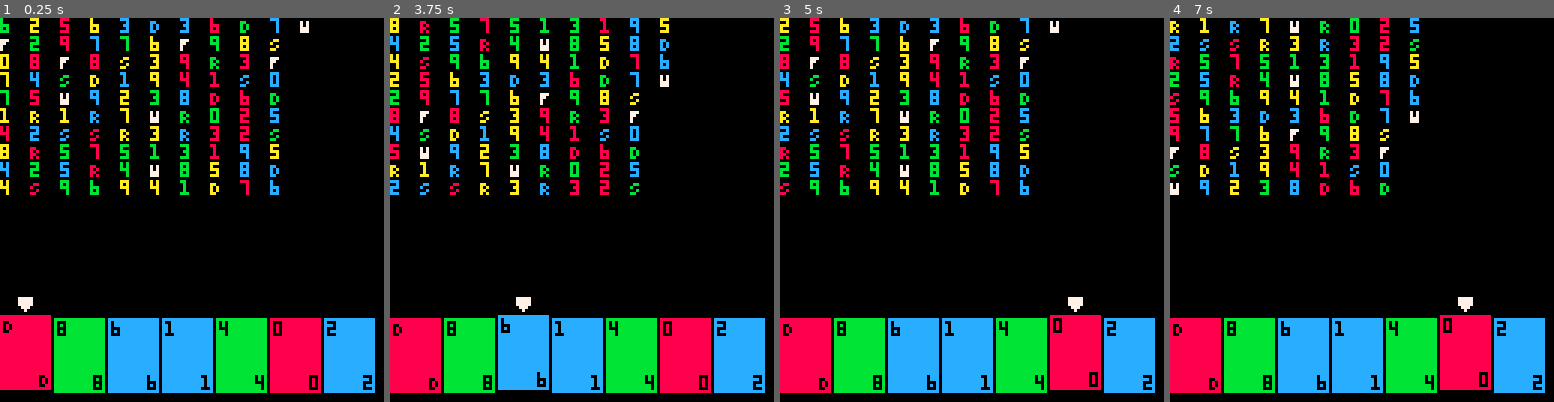
Above: before the commit, frames 1-4 (left to right).
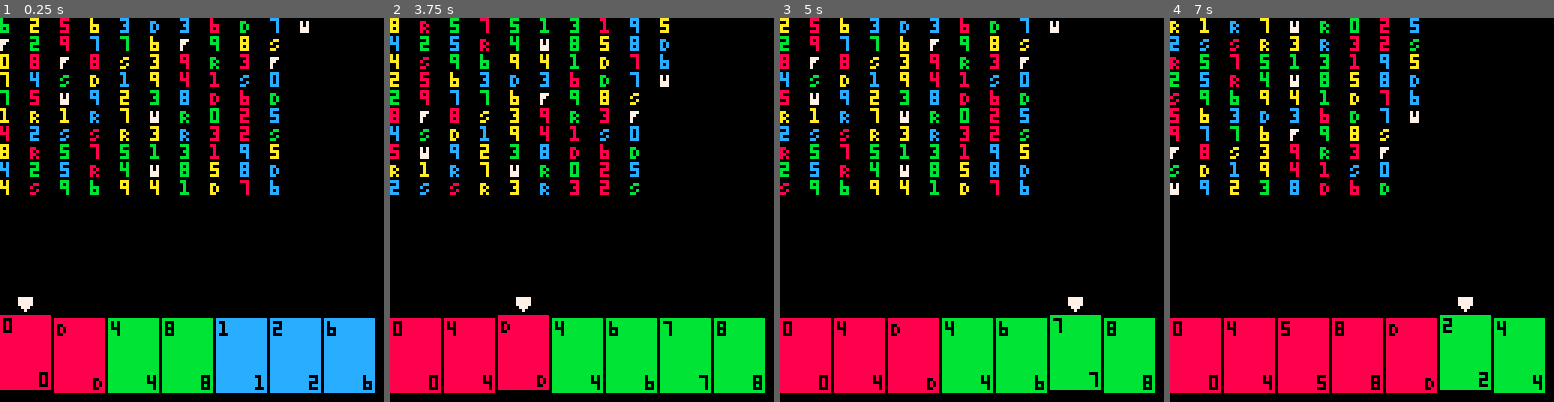
Above: after the commit, the same moments.

Repository: jakeharris/picuno
Game: PICO-8 cartridge carts/picuno.p8
Same seed, same stepped clock (60 frames per second), same inputs: the game is played once before the commit and once after it.
Inputs:
- Up to frame 1 (0.25 s): no input
- Up to frame 2 (3.75 s): tap O (Z key) at 0.7, 1.7, 2.1, 2.5, 2.9, 3.3, 3.7 s; hold Right 1.6-2.1 s; hold Right 2.47-3.03 s; hold Left 3.08-3.58 s
- Up to frame 3 (5 s): hold Right 4.02-4.68 s; tap O (Z key) at 4.1, 4.5, 4.9 s
- Up to frame 4 (7 s): hold Left 5.08-5.68 s; tap O (Z key) every 0.4 s from 5.3 to 6.9 s; hold Right 6.08-6.58 s; hold Right from 6.63 s (still down)

The runs differ from the first frame. In frame 1, 13% of the frame differs, in the area x 0-97%, y 78-98%; in frame 2, 13%; in frame 3, 13%; in frame 4, 15%, in the area x 0-98%, y 77-98%.

Commit message:
Sort hand on draw

Diff:
--- a/carts/picuno.p8
+++ b/carts/picuno.p8
@@ -40,6 +40,7 @@
   for i = 1, 7 do
     add(hand, draw(deck))
   end
+  hand = sort(hand, compare_cards)
 
   cursor = 1
   leftmost = 1
@@ -51,6 +52,7 @@
 function _update()
   if btnp(4) then
     add(hand, draw(deck))
+    hand = sort(hand, compare_cards)
   end
 
   if btnp(1) then
@@ -151,6 +153,13 @@
   for index, card in pairs(deck) do
     print(get_display_rank(card.rank), flr((index - 1) / 10) * 10, ((index - 1) % 10) * 6, COLORS[card.color])
   end
+end
+
+function compare_cards(a, b)
+  av = a.color * 25 + a.rank
+  bv = b.color * 25 + b.rank
+
+  return av - bv
 end
 
 -- LIBRARY FUNCTIONS
